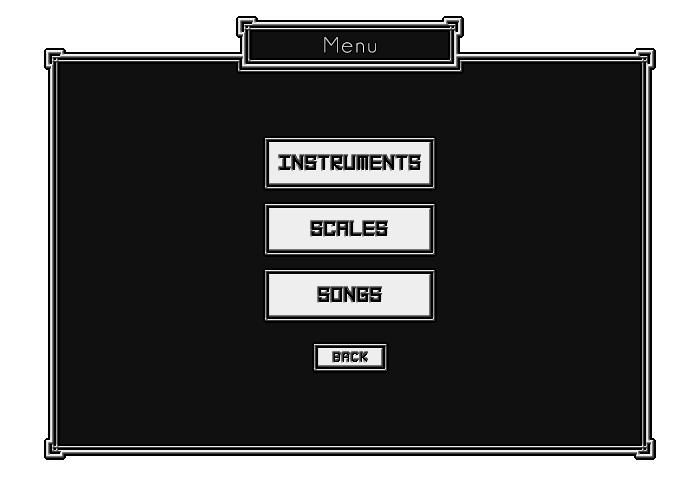
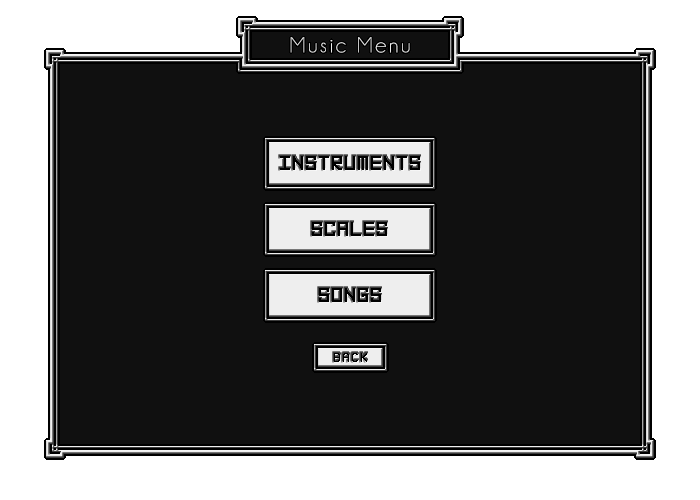
The second 700px x 500px image is a revision of the first. Changes to its layers:
renamed "Menu" to "Music Menu", painted on it over (x1=290, y1=37, x2=410, y2=53)
